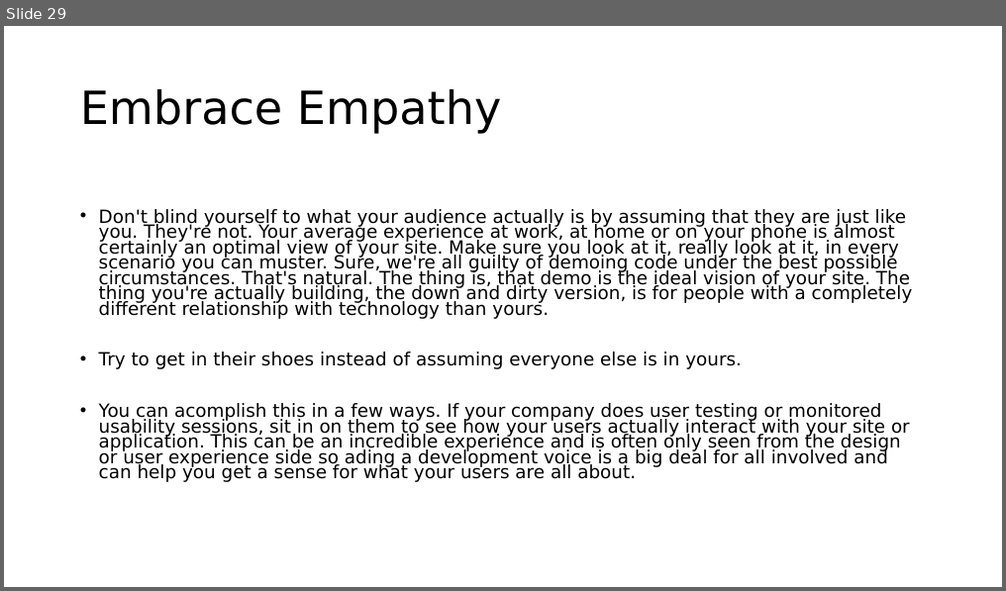
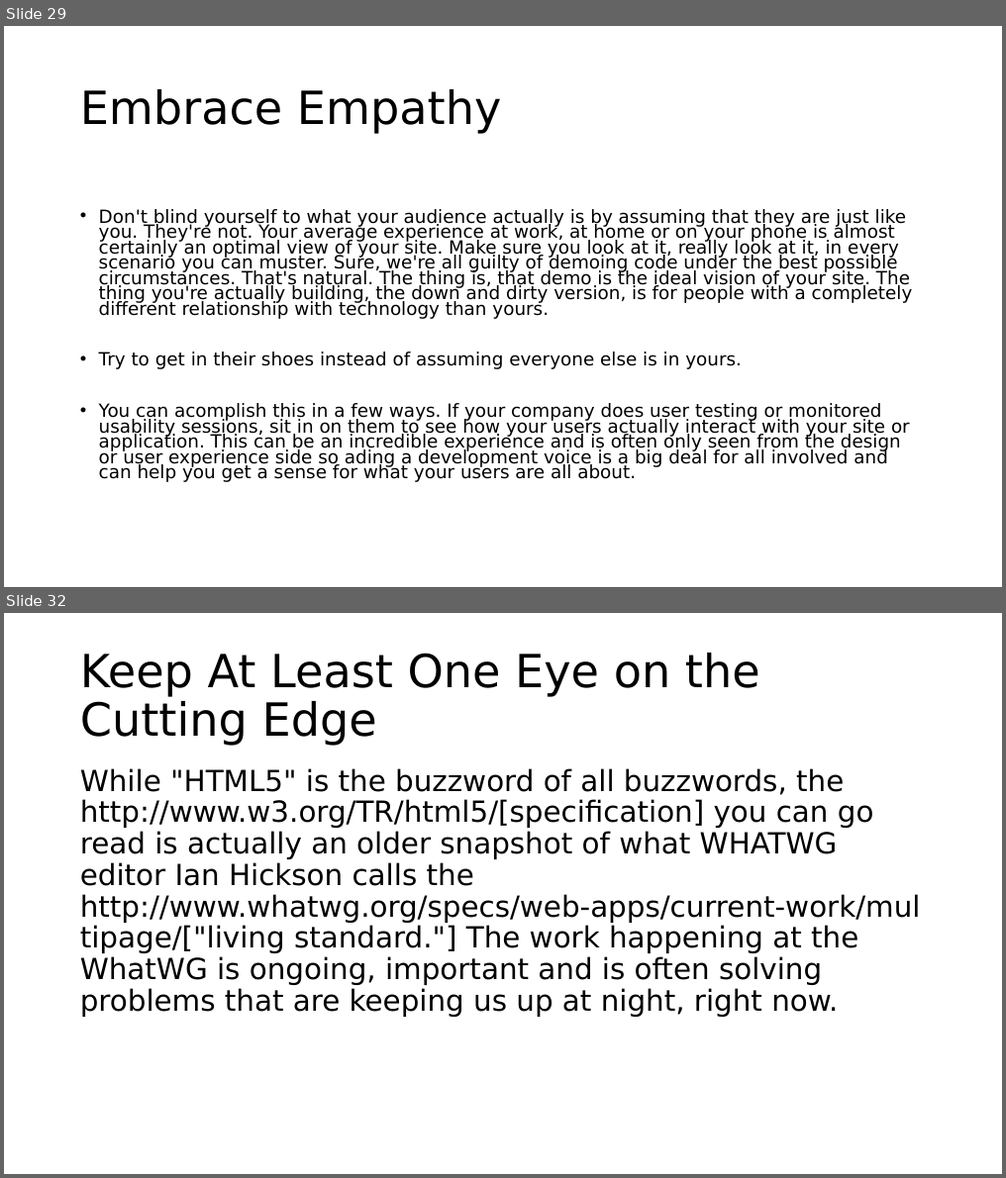
Before and after one commit to roblarsen/rob-larsen-presentations, a slide deck: wild-world-web.pptx. Shown one above the other, each under a label of ours: slide 29 before the commit, slides 29 and 32 after it; the slides between them are not shown. The pictures are 1006x591 and 1006x1178 pixels, drawn with LibreOffice and Linux fonts; fonts in the diff are those of the drawing; background and template pictures are left out. Boxes give left, top, right and bottom in pixels: in the first picture for what was removed or moved away, otherwise in the second. Text is boxed around its words. In the diff, an @@ line names an element or a change of style, - is before the commit and + after.

```diff
--- a/wild-world-web.pptx
+++ b/wild-world-web.pptx
@@ slide 32 added at (4, 613, 1002, 1174), background picture (left out) @@
@@ title added at (80, 653, 760, 746), 44 pt, text #000000 @@
+Keep At Least One Eye on the Cutting Edge
@@ text added at (80, 768, 921, 1017), 28 pt, text #000000 @@
+While "HTML5" is the buzzword of all buzzwords, the http://www.w3.org/TR/html5/[specification] you can go read is actually an older snapshot of what WHATWG editor Ian Hickson calls the http://www.whatwg.org/specs/web-apps/current-work/multipage/["living standard."] The work happening at the WhatWG is ongoing, important and is often solving problems that are keeping us up at night, right now.
```
Also in this commit, not shown: 4 other slides added.
